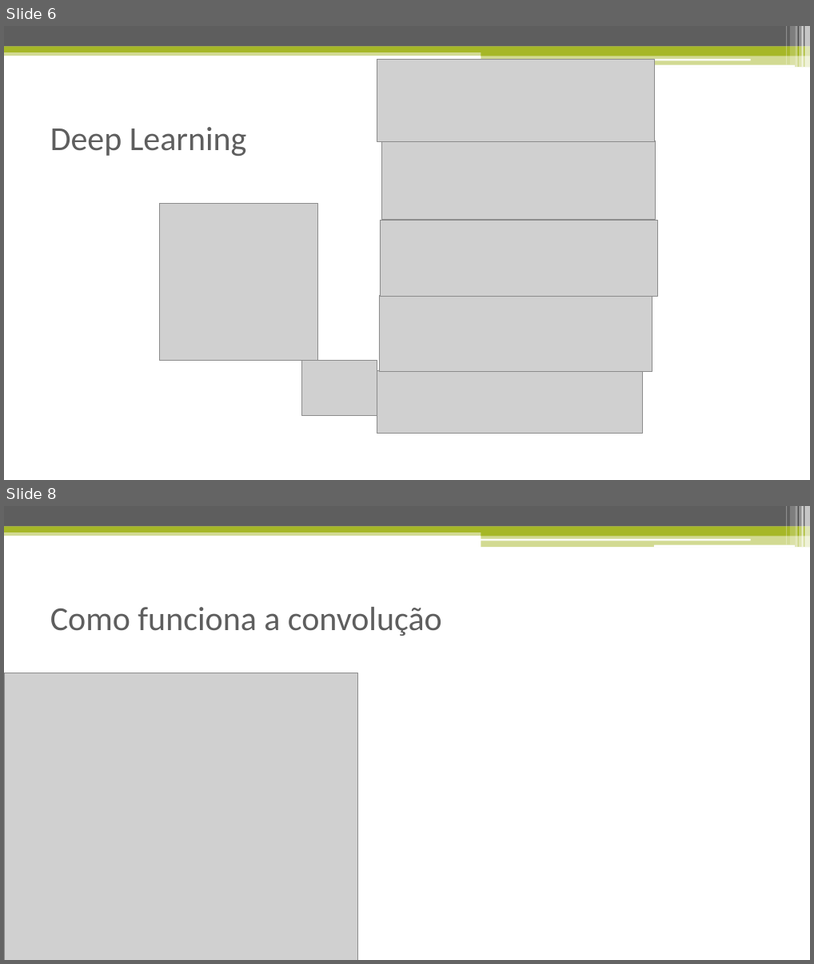
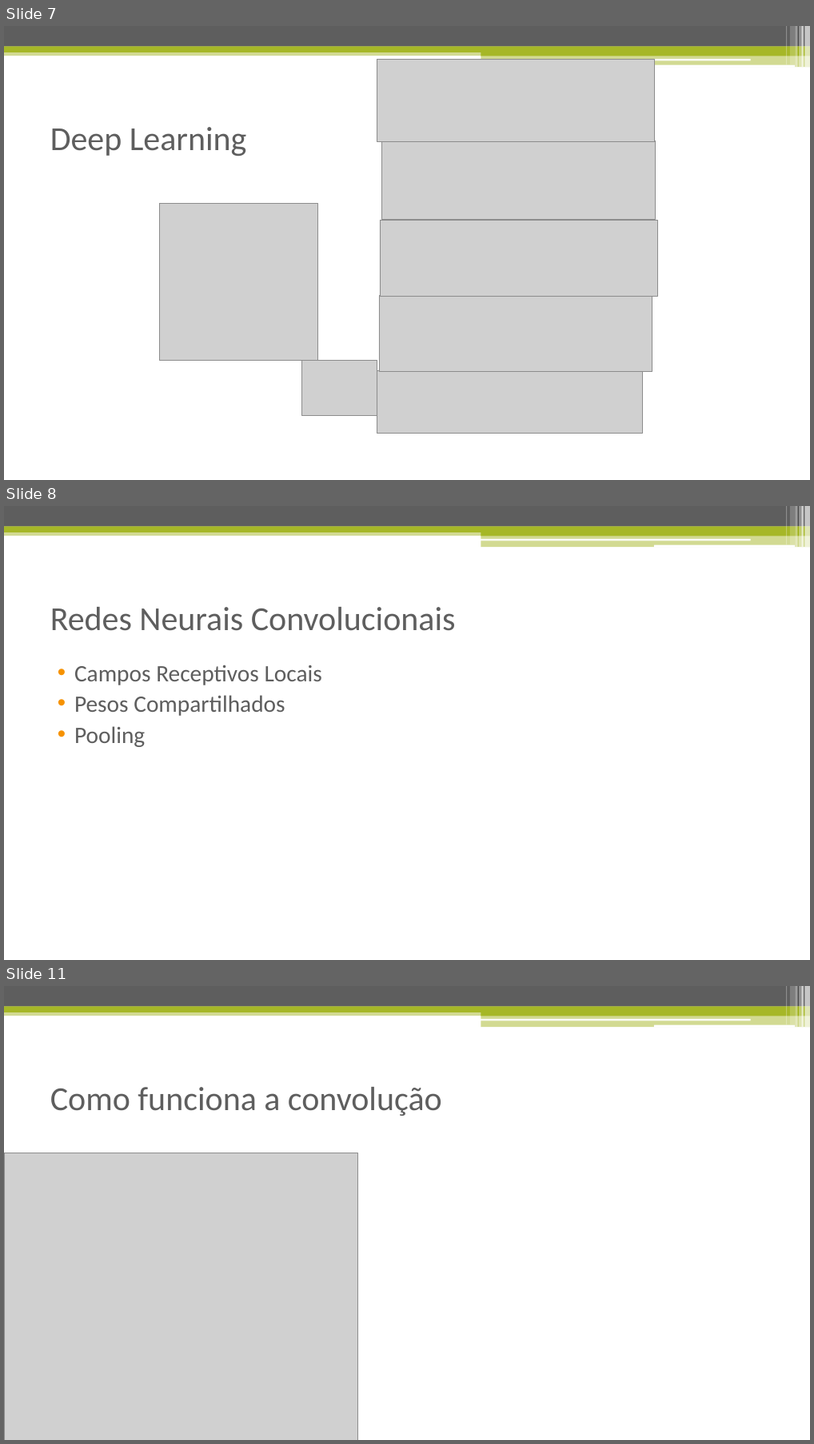
Before and after one commit to isacra/isacradoctoralstuffs, a slide deck: Apresentacoes/Redes Neurais Convolucionais.pptx. Shown one above the other, each under a label of ours: slides 6 and 8 before the commit, slides 7, 8 and 11 after it; the slides between them are not shown. The pictures are 814x964 and 814x1444 pixels, drawn with LibreOffice and Linux fonts; fonts in the diff are those of the drawing; grey boxes stand for pictures. Boxes give left, top, right and bottom in pixels: in the first picture for what was removed or moved away, otherwise in the second. Text is boxed around its words. In the diff, an @@ line names an element or a change of style, - is before the commit and + after.

```diff
--- a/Apresentacoes/Redes Neurais Convolucionais.pptx
+++ b/Apresentacoes/Redes Neurais Convolucionais.pptx
@@ slide 8 added at (x1=4, y1=506, x2=810, y2=960), background #FFFFFF; not listed: 13 template elements that a slide beside it also shows @@
@@ title added at (x1=50, y1=607, x2=456, y2=631), 40 pt, text #5E5E5E @@
+Redes Neurais Convolucionais
@@ text added at (x1=74, y1=664, x2=322, y2=747), 28 pt, text #5E5E5E @@
+• Campos Receptivos Locais
+• Pesos Compartilhados
+• Pooling
@@ what was slide 6 is now slide 7 @@
@@ what was slide 8 is now slide 11 @@
```
Also in this commit, not shown: 1 slide changed, 15 other slides added, 8 slides removed.
